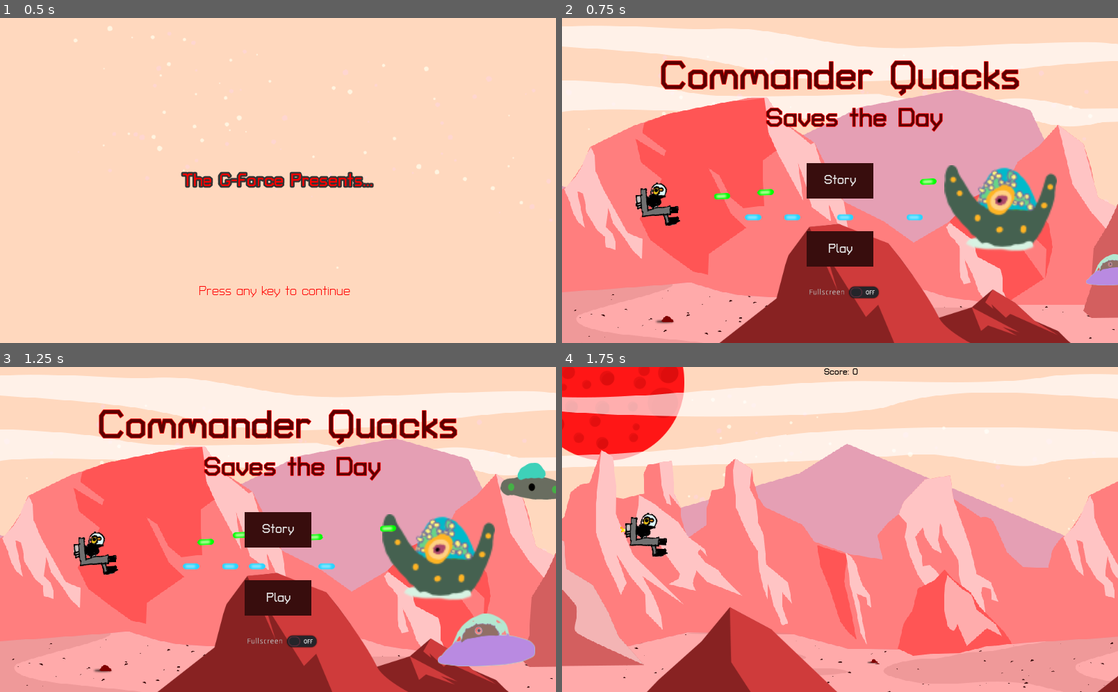
Above: before the commit, frames 1-4 (two rows, left to right).
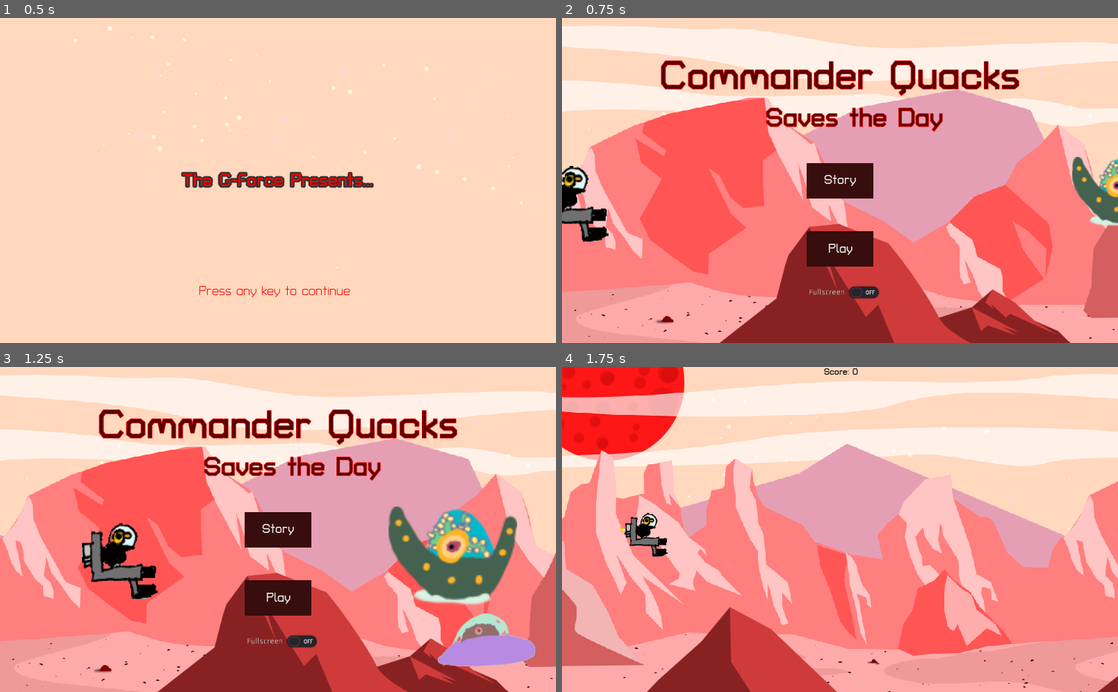
Above: after the commit, the same moments.

Repository: the-g-force/FamJam-January2021
Game: Godot game, scene res://src/SplashScreen.tscn
Same seed, same stepped clock (60 frames per second), same inputs: the game is played once before the commit and once after it.
Inputs (mouse positions are in pixels of both pictures, inside the frame that each line leads up to):
- Up to frame 1 (0.5 s): no input
- Up to frame 2 (0.75 s): tap Enter at 0.5 s; move the mouse to (962, 164) at 0.52 s; hold D (move_right) from 0.53 s (still down); tap Space (fire) at 0.6 s; click (962, 164) at 0.67 s
- Up to frame 3 (1.25 s): keep holding D (move_right)
- Up to frame 4 (1.75 s): release D (move_right) at 1.25 s; click "Play" at 1.25 s

Frame 1 is identical in both runs. In frame 2, 7.2% of the frame differs, in the area x 0-100%, y 42-83%; in frame 3, 6.8%; in frame 4, nothing differs.

Commit message:
Add death head easter egg and update main menu animation

Diff:
--- a/project/src/DeathControl.tscn
+++ b/project/src/DeathControl.tscn
@@ -1,7 +1,8 @@
-[gd_scene load_steps=6 format=2]
+[gd_scene load_steps=8 format=2]
 
 [ext_resource path="res://src/DeathControl.gd" type="Script" id=1]
 [ext_resource path="res://fonts/TurretRoad-Bold.ttf" type="DynamicFontData" id=2]
+[ext_resource path="res://assets/duckxx.png" type="Texture" id=3]
 
 [sub_resource type="DynamicFont" id=1]
 size = 48
@@ -16,6 +17,22 @@
 [sub_resource type="DynamicFont" id=3]
 size = 18
 font_data = ExtResource( 2 )
+
+[sub_resource type="Animation" id=4]
+resource_name = "death-screen"
+length = 3.0
+tracks/0/type = "value"
+tracks/0/path = NodePath("duckxx:position")
+tracks/0/interp = 1
+tracks/0/loop_wrap = true
+tracks/0/imported = false
+tracks/0/enabled = true
+tracks/0/keys = {
+"times": PoolRealArray( 0, 3 ),
+"transitions": PoolRealArray( 2.92817, 2.92817 ),
+"update": 0,
+"values": [ Vector2( 726.253, 717.589 ), Vector2( 726.253, 351.884 ) ]
+}
 
 [node name="DeathControl" type="Control"]
 anchor_right = 1.0
@@ -65,5 +82,13 @@
 __meta__ = {
 "_edit_use_anchors_": false
 }
+
+[node name="AnimationPlayer" type="AnimationPlayer" parent="."]
+autoplay = "death-screen"
+anims/death-screen = SubResource( 4 )
+
+[node name="duckxx" type="Sprite" parent="."]
+position = Vector2( 726.253, 709.963 )
+texture = ExtResource( 3 )
 [connection signal="pressed" from="MenuButton" to="." method="_on_MenuButton_pressed"]
 [connection signal="pressed" from="PlayAgainButton" to="." method="_on_PlayAgainButton_pressed"]
--- a/project/src/MenuScene.tscn
+++ b/project/src/MenuScene.tscn
@@ -147,7 +147,7 @@
 tracks/7/enabled = true
 tracks/7/keys = {
 "times": PoolRealArray( 0, 0.6 ),
-"transitions": PoolRealArray( 1, 1 ),
+"transitions": PoolRealArray( 6.27667, 6.27667 ),
 "update": 0,
 "values": [ Vector2( 1096, 440 ), Vector2( 896, 504 ) ]
 }
@@ -159,7 +159,7 @@
 tracks/8/enabled = true
 tracks/8/keys = {
 "times": PoolRealArray( 0, 0.6 ),
-"transitions": PoolRealArray( 1, 12.996 ),
+"transitions": PoolRealArray( 6.27667, 6.27667 ),
 "update": 0,
 "values": [ Vector2( 0.5, 0.5 ), Vector2( 1.5, 1.5 ) ]
 }
@@ -171,7 +171,7 @@
 tracks/9/enabled = true
 tracks/9/keys = {
 "times": PoolRealArray( 0, 1 ),
-"transitions": PoolRealArray( 1, 1 ),
+"transitions": PoolRealArray( 5.65686, 5.65686 ),
 "update": 0,
 "values": [ Vector2( 1120, 152 ), Vector2( 936, 232 ) ]
 }
@@ -183,9 +183,57 @@
 tracks/10/enabled = true
 tracks/10/keys = {
 "times": PoolRealArray( 0, 1 ),
-"transitions": PoolRealArray( 1, 6.27667 ),
+"transitions": PoolRealArray( 5.65686, 5.65686 ),
 "update": 0,
 "values": [ Vector2( 0.5, 0.5 ), Vector2( 1.25, 1.25 ) ]
+}
+tracks/11/type = "value"
+tracks/11/path = NodePath("image1942:position")
+tracks/11/interp = 1
+tracks/11/loop_wrap = true
+tracks/11/imported = false
+tracks/11/enabled = true
+tracks/11/keys = {
+"times": PoolRealArray( 0, 1.2 ),
+"transitions": PoolRealArray( 0.574349, 1 ),
+"update": 0,
+"values": [ Vector2( 1144, 304 ), Vector2( 760, 360 ) ]
+}
+tracks/12/type = "value"
+tracks/12/path = NodePath("image1942:scale")
+tracks/12/interp = 1
+tracks/12/loop_wrap = true
+tracks/12/imported = false
+tracks/12/enabled = true
+tracks/12/keys = {
+"times": PoolRealArray( 0, 1.2 ),
+"transitions": PoolRealArray( 0.574349, 1 ),
+"update": 0,
+"values": [ Vector2( 1.5, 1.5 ), Vector2( 3.14231, 3.14231 ) ]
+}
+tracks/13/type = "value"
+tracks/13/path = NodePath("duck:position")
+tracks/13/interp = 1
+tracks/13/loop_wrap = true
+tracks/13/imported = false
+tracks/13/enabled = true
+tracks/13/keys = {
+"times": PoolRealArray( 0, 0.8 ),
+"transitions": PoolRealArray( 1, 1 ),
+"update": 0,
+"values": [ Vector2( -80, 336 ), Vector2( 248, 360 ) ]
+}
+tracks/14/type = "value"
+tracks/14/path = NodePath("duck:scale")
+tracks/14/interp = 1
+tracks/14/loop_wrap = true
+tracks/14/imported = false
+tracks/14/enabled = true
+tracks/14/keys = {
+"times": PoolRealArray( 0.8 ),
+"transitions": PoolRealArray( 1 ),
+"update": 0,
+"values": [ Vector2( 1.75163, 1.75163 ) ]
 }
 
 [node name="MenuScene" type="Control"]
@@ -220,49 +268,57 @@
 }
 
 [node name="image1942" type="Sprite" parent="."]
-position = Vector2( 808, 352 )
-scale = Vector2( 2.46923, 2.46923 )
+position = Vector2( 816.704, 351.731 )
+scale = Vector2( 2.89979, 2.89979 )
 texture = ExtResource( 3 )
 
 [node name="bullet-blue" type="Sprite" parent="image1942"]
-position = Vector2( -55.0779, 6.47975 )
+visible = false
+position = Vector2( -86.1807, 6.47975 )
 scale = Vector2( 0.404985, 0.404985 )
 texture = ExtResource( 8 )
 
 [node name="bullet-blue2" type="Sprite" parent="image1942"]
-position = Vector2( -106.916, 6.47975 )
+visible = false
+position = Vector2( -138.018, 6.47975 )
 scale = Vector2( 0.404985, 0.404985 )
 texture = ExtResource( 8 )
 
 [node name="bullet-blue3" type="Sprite" parent="image1942"]
+visible = false
 position = Vector2( -155.514, 6.47975 )
 scale = Vector2( 0.404985, 0.404985 )
 texture = ExtResource( 8 )
 
 [node name="bullet-blue4" type="Sprite" parent="image1942"]
+visible = false
 position = Vector2( -184.673, 6.47974 )
 scale = Vector2( 0.404985, 0.404985 )
 texture = ExtResource( 8 )
 
 [node name="duck" type="Sprite" parent="."]
-position = Vector2( 176, 344 )
-rotation = -0.0523599
+position = Vector2( 278.065, 390.065 )
+scale = Vector2( 1.75163, 1.75163 )
 texture = ExtResource( 4 )
 
 [node name="bullet-yellow" type="Sprite" parent="duck"]
-position = Vector2( 80, -8 )
+visible = false
+position = Vector2( 215.133, -10.3902 )
 texture = ExtResource( 9 )
 
 [node name="bullet-yellow2" type="Sprite" parent="duck"]
-position = Vector2( 168, -8 )
+visible = false
+position = Vector2( 278.142, -20.828 )
 texture = ExtResource( 9 )
 
 [node name="bullet-yellow3" type="Sprite" parent="duck"]
-position = Vector2( 304, -8 )
+visible = false
+position = Vector2( 413.658, -8.74265 )
 texture = ExtResource( 9 )
 
 [node name="bullet-yellow4" type="Sprite" parent="duck"]
-position = Vector2( 481.436, -14.8239 )
+visible = false
+position = Vector2( 545.683, -17.8657 )
 texture = ExtResource( 9 )
 
 [node name="Label" type="Label" parent="."]
@@ -298,13 +354,13 @@
 }
 
 [node name="image1920" type="Sprite" parent="."]
-position = Vector2( 1120, 152 )
-scale = Vector2( 0.5, 0.5 )
+position = Vector2( 1067.93, 174.64 )
+scale = Vector2( 0.712254, 0.712254 )
 texture = ExtResource( 12 )
 
 [node name="g1375" type="Sprite" parent="."]
-position = Vector2( 1096, 440 )
-scale = Vector2( 0.5, 0.5 )
+position = Vector2( 896, 504 )
+scale = Vector2( 1.5, 1.5 )
 texture = ExtResource( 11 )
 
 [node name="PlayButton" type="Button" parent="."]
Binary file added: project/assets/duckxx.png
Not shown, added: project/assets/duckxx.png.import
